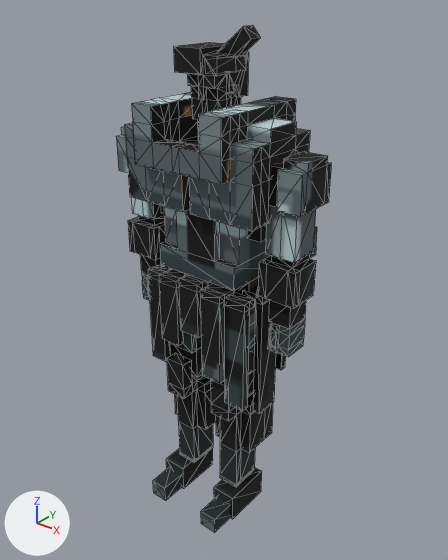
The FBX model Assets/Models/Characters/Fullplatearmor/hero_fulplate.FBX, before and after one commit.
The view is the same before and after, from a 50 mm lens placed at (23.3, -27.6, 35.1), pointed at (0.3, 1.2, 17.2). Lighting does not change. The marker at lower left points along +X, +Y and +Z. Mesh edges are drawn as thin lines. Vertices at the same position are counted once.

The first picture shows 'HeroMaleFullPlateArmor'.
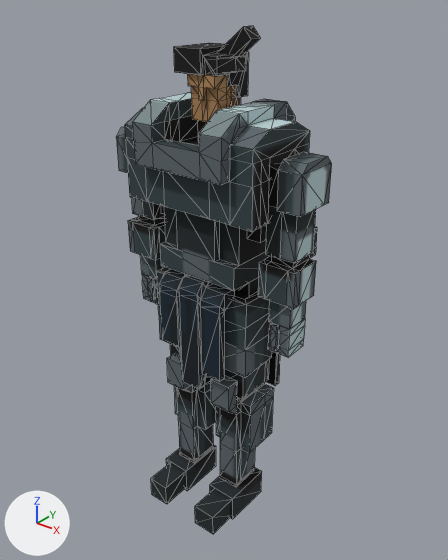
Location of each change, [x1, y1, x2, y2] in pixels of the pictures (448 x 560 px; the box of a moved part takes in the faces that stretch with it):
'HeroMaleFullPlateArmor', reshaped, moved
    before: [116, 25, 332, 533]
    after: [116, 26, 332, 534]
part 1 of me_mesh, deleted (black)
    before: [148, 265, 171, 362]
part 2 of me_mesh, deleted (black)
    before: [243, 285, 276, 414]
part 3 of me_mesh, deleted (black)
    before: [225, 292, 255, 411]
part 4 of me_mesh, deleted
    before: [117, 53, 332, 219]
part 5 of me_mesh, moved or reshaped
    before: [159, 272, 236, 421]
    after: [160, 272, 234, 389]
part 6 of me_mesh, moved or reshaped
    before: [276, 353, 286, 370]
    after: [266, 351, 280, 386]
part 7 of me_mesh, moved or reshaped
    before: [153, 448, 261, 533]
    after: [151, 445, 261, 534]
part 8 of me_mesh, surface changed
    both: [116, 26, 317, 517]

The change in detail:
me_mesh is used by ob_heromalefullplatearmor; location (0.0, 0.0, 0.0).
me_mesh had 1037 vertices, 1915 faces and spanned x -7.0..7.0, y -3.2..4.4, z 0.0..32.8.
me_mesh now has 896 vertices, 1671 faces and spans x -7.0..7.0, y -3.4..4.2, z 0.0..32.8.
me_mesh part 1: the loose piece of 16 vertices spanning x -4.0..-2.8, y -1.5..-0.5, z 11.0..17.8 is deleted.
me_mesh part 2: the loose piece of 16 vertices spanning x 2.7..4.2, y 0.0..1.7, z 9.0..17.8 is deleted.
me_mesh part 3: the loose piece of 16 vertices spanning x 2.5..4.0, y -1.5..-0.5, z 10.0..17.8 is deleted.
me_mesh part 4: 81 vertices removed from x -7.0..7.0, y -2.8..4.2, z 22.8..29.7.
me_mesh part 5: 12 vertices moved from x -2.5..2.5, y -2.0..-1.5, z 11.8..18.0 to x -2.5..2.5, y -2.0..-1.5, z 11.9..17.4; 22 vertices removed from x -2.8..2.8, y -2.0..-1.4, z 8.5..18.3; 26 vertices added at x -2.5..2.5, y -2.0..-0.1, z 9.5..17.6.
me_mesh part 6: 11 vertices moved from x -3.5..3.5, y 3.6..4.1, z 10.2..18.2 to x -3.5..3.5, y 2.9..3.4, z 9.3..17.3; 19 vertices removed from x -1.5..1.5, y 3.6..4.4, z 9.2..18.2; 19 vertices added at x -1.5..1.5, y 2.9..3.7, z 8.3..17.3.
me_mesh part 7: 14 vertices moved from x -3.0..3.0, y -3.2..2.0, z 0.0..2.0 to x -3.0..3.0, y -3.4..2.0, z 0.0..2.0; 8 vertices removed from x -3.0..3.0, y -3.2..-1.2, z 0.0..1.3; 8 vertices added at x -3.0..3.0, y -3.4..-1.2, z 0.0..1.6.
me_mesh part 8: 1341 kept faces spanning x -7.0..7.0, y -2.8..4.2, z 0.0..32.8 get new texture (UV) coordinates.
Object 'HeroMaleFullPlateArmor' (ob_heromalefullplatearmor) moves from (0.0, 0.0, 0.0) to (0.0, 0.0, -0.02).
